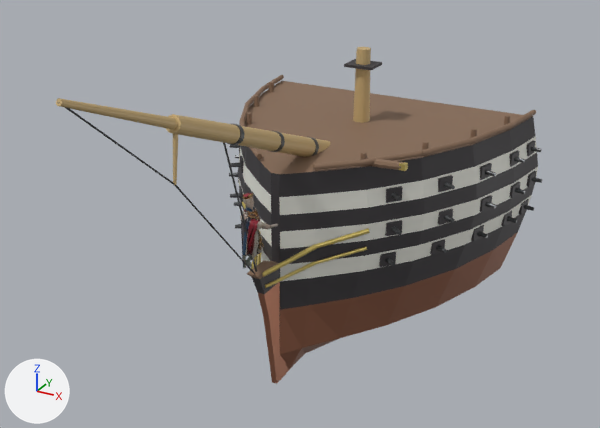
The glTF model figureheads/ships3d/royal-william.glb: old version first, new version second.
One viewpoint serves both versions: a 50 mm camera at (16.6, -29.2, 17.8) aimed at (0.8, -0.4, 3.4). The axes (+X, +Y, +Z) are drawn at lower left. The lights are the same throughout. The first picture is the older version. Where no turn or scale is listed for an object, it has been applied to the vertices. Vertices at exactly the same position are counted once.

In view in the first picture: 'royal_william_Figurehead', 'royal_william_ParentBow'.
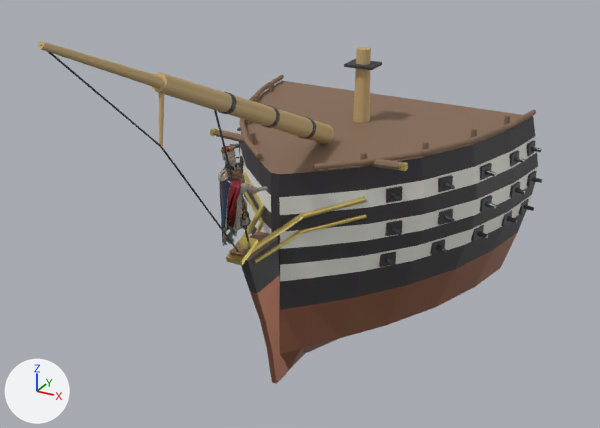
Where the newer file only moved an object's origin or applied its transform, the numbers keep the older frame.

Location of each change, [x1, y1, x2, y2] in pixels of the pictures (600 x 428 px; the box of a moved part takes in the faces that stretch with it):
'royal_william_ParentBow', reshaped
    before: [56, 47, 542, 384]
    after: [38, 41, 542, 384]
'royal_william_Figurehead', moved, rescaled (31% wider, 32% taller)
    before: [240, 193, 278, 269]
    after: [218, 145, 268, 246]
part 1 of me_royal_william_bowhullmesh, moved or reshaped
    before: [242, 202, 246, 210]
    after: [243, 205, 265, 237]
part 2 of me_royal_william_bowhullmesh, moved or reshaped (not visible before)
    after: [244, 191, 263, 222]
part 3 of me_royal_william_bowhullmesh, moved or reshaped
    before: [262, 244, 317, 277]
    after: [251, 214, 303, 253]
part 4 of me_royal_william_bowhullmesh, moved or reshaped
    before: [58, 102, 175, 185]
    after: [40, 45, 161, 147]
part 5 of me_royal_william_bowhullmesh, moved or reshaped
    before: [174, 185, 255, 274]
    after: [160, 147, 239, 251]
part 6 of me_royal_william_bowhullmesh, rebuilt (12% wider, 66% taller)
    before: [166, 114, 330, 157]
    after: [151, 72, 334, 144]
part 7 of me_royal_william_bowhullmesh, rebuilt (50% taller)
    before: [56, 98, 178, 129]
    after: [38, 41, 164, 88]
part 8 of me_royal_william_bowhullmesh, deleted
    before: [173, 124, 370, 288]
part 9 of me_royal_william_bowhullmesh, built on
    before: [223, 143, 286, 384]
    after: [159, 92, 366, 384]

Diff of the bpy script that builds the scene:
```diff
--- a/figureheads/ships3d/royal-william.glb.py
+++ b/figureheads/ships3d/royal-william.glb.py
@@ me_royal_william_bowhullmesh @@
 # used by ob_royal_william_parentbow; location = (0.0, -0.31, 3.26)
-me_royal_william_bowhullmesh.from_pydata(...)  # 2015 vertices, 3650 faces; spans x -8.4..8.4, y -12.5..12.5, z -8.2..8.2
+me_royal_william_bowhullmesh.from_pydata(...)  # 2023 vertices, 3662 faces; spans x -8.4..8.4, y -12.9..12.5, z -8.2..9.9
+# me_royal_william_bowhullmesh part 1: the loose piece of 20 vertices spanning x -3.3..-1.4, y 0.0..1.8, z -1.4..-0.7 is multiplied about its middle by the matrix ((1.055, 0.742, 0.018), (-0.742, 1.053, 0.075), (0.029, -0.071, 1.288)), then moved by (1.7, -2.7, 1.0)
+# me_royal_william_bowhullmesh part 2: the loose piece of 20 vertices spanning x -3.2..-1.3, y 0.1..1.8, z -2.2..-1.6 is scaled about its middle by (1.22, 1.19, 1), then moved by (0.2, -0.2, 1.6)
+# me_royal_william_bowhullmesh part 3: the loose piece of 20 vertices spanning x 0.2..1.5, y -2.4..0.2, z -2.0..-1.2 is scaled about its middle by (0.58, 1.23, 0.921), then moved by (-0.2, -0.7, 1.5)
+# me_royal_william_bowhullmesh part 4: the loose piece of 16 vertices spanning x 0.0, y -12.5..-7.6, z 3.9..8.1 is scaled about its middle by (0.177, 0.959, 1.02), then moved by (0.0, -0.5, 1.6)
+# me_royal_william_bowhullmesh part 5: the loose piece of 16 vertices spanning x 0.0, y -7.6..-2.4, z -2.1..4.0 is scaled about its middle by (0.219, 0.885, 1), then moved by (0.0, -0.9, 1.6)
+# me_royal_william_bowhullmesh part 6: the loose piece of 44 vertices spanning x -0.5..0.5, y -7.6..4.1, z 1.2..6.4 is rebuilt with 44 vertices and now spans x -0.5..0.5, y -8.2..3.9, z 2.1..8.0
+# me_royal_william_bowhullmesh part 7: the loose piece of 36 vertices spanning x -0.2..0.2, y -12.5..-6.3, z 5.5..8.2 is rebuilt with 36 vertices and now spans x -0.2..0.2, y -12.9..-6.8, z 6.9..9.9
+# me_royal_william_bowhullmesh part 8: 9 loose pieces with 256 vertices, spanning x -1.5..3.3, y -7.6..2.4, z -2.7..6.0, are deleted
+# me_royal_william_bowhullmesh part 9: 27 vertices moved from x -7.1..0.3, y -2.8..7.3, z -6.2..2.6 to x -7.1..0.3, y -4.0..7.3, z -6.1..2.6; 12 vertices removed from x -6.0..0.2, y -4.7..4.7, z -3.0..5.0; 276 vertices added at x -6.1..3.2, y -8.2..4.7, z -2.6..7.6
+# other edits to the shape of me_royal_william_bowhullmesh do not show in these pictures
 me_royal_william_bowhullmesh.materials.append(mat_palettematerial001)
@@ ob_royal_william_figurehead @@
 ob_royal_william_figurehead = bpy.data.objects.new('royal_william_Figurehead', me_tripo_mesh_eaede533_0500_42bd_b0ae_f8a05d361982)
-ob_royal_william_figurehead.location = (0.0, -2.75, 3.25)
-ob_royal_william_figurehead.scale = (1.8, 1.8, 1.8)
+ob_royal_william_figurehead.location = (0.0, -3.93, 5.21)
+ob_royal_william_figurehead.scale = (2.23, 2.23, 2.23)
```
